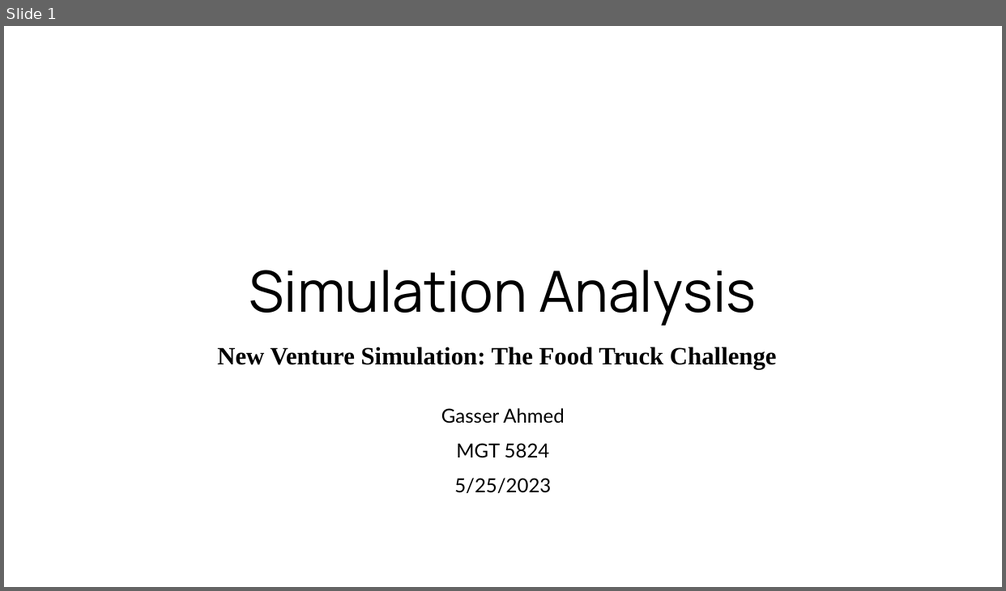
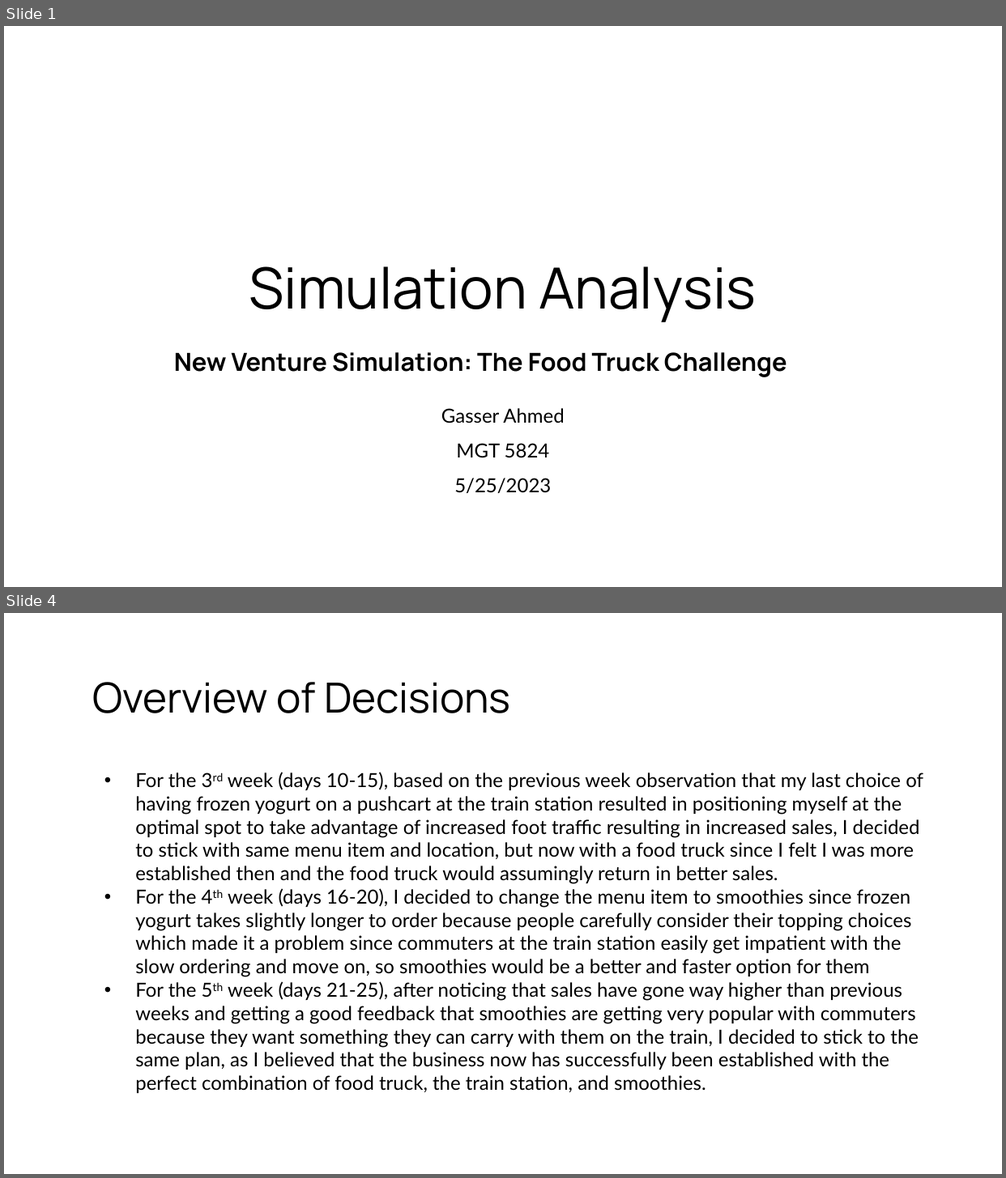
Before and after one commit to gasserahmed/VT-MIT, a slide deck: MGT5824-Tech-based Entrepreneurship/Simulations/Simulation Analysis/gasser18-simulation_analysis.pptx. Shown one above the other, each under a label of ours: slide 1 before the commit, slides 1 and 4 after it; the slides between them are not shown. The pictures are 1006x591 and 1006x1178 pixels, drawn with LibreOffice and Linux fonts; fonts in the diff are those of the drawing. Boxes give left, top, right and bottom in pixels: in the first picture for what was removed or moved away, otherwise in the second. Text is boxed around its words. In the diff, an @@ line names an element or a change of style, - is before the commit and + after.

Commit message:
Finished simulation analysis

```diff
--- a/MGT5824-Tech-based Entrepreneurship/Simulations/Simulation Analysis/gasser18-simulation_analysis.pptx
+++ b/MGT5824-Tech-based Entrepreneurship/Simulations/Simulation Analysis/gasser18-simulation_analysis.pptx
@@ slide 4 added at bbox=[4, 613, 1002, 1174], background #FFFFFF @@
@@ title added at bbox=[92, 682, 511, 713], 30 pt, text #000000 @@
+Overview of Decisions
@@ text added at bbox=[135, 772, 923, 1093], 14 pt, text #000000 @@
+• For the 3rd week (days 10-15), based on the previous week observation that my last choice of having frozen yogurt on a pushcart at the train station resulted in positioning myself at the optimal spot to take advantage of increased foot traffic resulting in increased sales, I decided to stick with same menu item and location, but now with a food truck since I felt I was more established then and the food truck would assumingly return in better sales.
+• For the 4th week (days 16-20), I decided to change the menu item to smoothies since frozen yogurt takes slightly longer to order because people carefully consider their topping choices which made it a problem since commuters at the train station easily get impatient with the slow ordering and move on, so smoothies would be a better and faster option for them
+• For the 5th week (days 21-25), after noticing that sales have gone way higher than previous weeks and getting a good feedback that smoothies are getting very popular with commuters because they want something they can carry with them on the train, I decided to stick to the same plan, as I believed that the business now has successfully been established with the perfect combination of food truck, the train station, and smoothies.
@@ slide 1 changed as well @@
@@ title "Simulation Analysis": place and size @@
-title "Simulation Analysis" at bbox=[249, 270, 756, 326]
+title "Simulation Analysis" at bbox=[249, 267, 756, 322]
@@ text "New Venture Simulation: The Food ...": place and size @@
-text "New Venture Simulation: The Food ..." at bbox=[217, 347, 777, 370]
+text "New Venture Simulation: The Food ..." at bbox=[174, 352, 787, 378]
@@ text "New Venture Simulation: The Food ..." at bbox=[174, 352, 787, 378]: font Times New Roman to Manrope @@
```
Also in this commit, not shown: 3 other slides changed, 1 other slide added, 2 slides removed.
